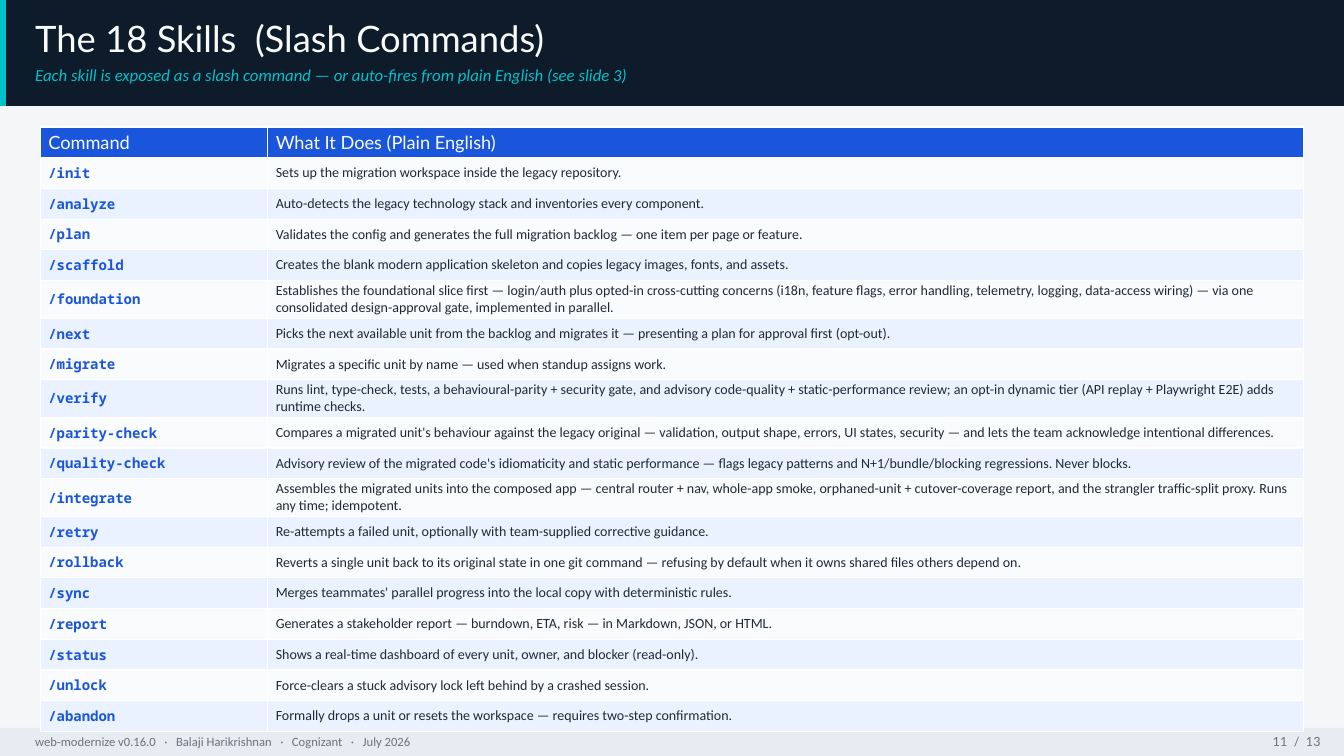
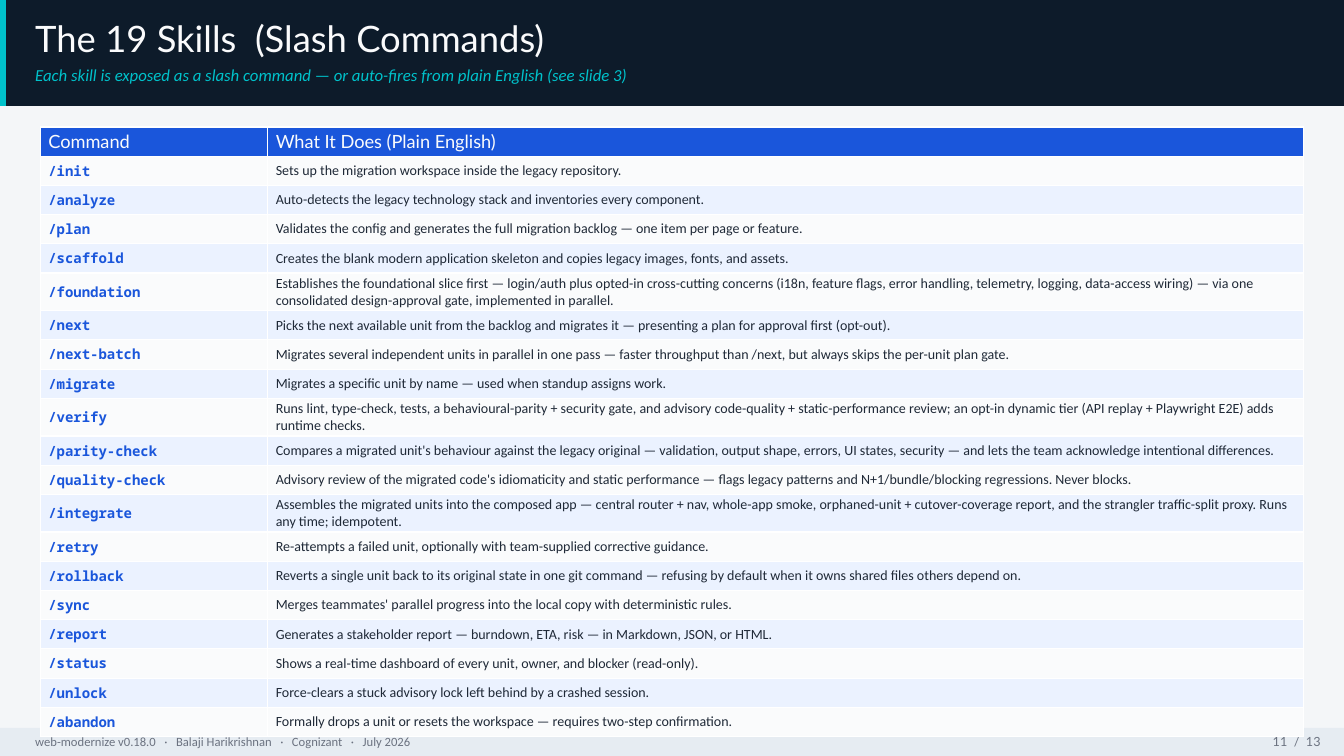
Before and after one commit to balaji-hari/web-mordernize, a slide deck: slide 11 of docs/decks/web-modernize-presentation.pptx. Drawn at 1344x756 pixels with LibreOffice and Linux fonts; fonts in the diff are those of the drawing. Boxes give left, top, right and bottom in pixels: in the first picture for what was removed or moved away, otherwise in the second. Text is boxed around its words. In the diff, an @@ line names an element or a change of style, - is before the commit and + after.

```diff
--- a/docs/decks/web-modernize-presentation.pptx
+++ b/docs/decks/web-modernize-presentation.pptx
@@ text at [35,24,544,57]: text changed @@
-The 18 Skills (Slash Commands)
+The 19 Skills (Slash Commands)
@@ table at [40,127,1305,733] @@
+row 8: /next-batch | Migrates several independent units in parallel in one pass — faster throughput than /next, but always skips the per-unit plan gate.
@@ text at [35,737,411,748]: text changed @@
-web-modernize v0.16.0 · Balaji Harikrishnan · Cognizant · July 2026
+web-modernize v0.18.0 · Balaji Harikrishnan · Cognizant · July 2026
```
Also in this commit, not shown: 12 other slides changed, 4 other files.
